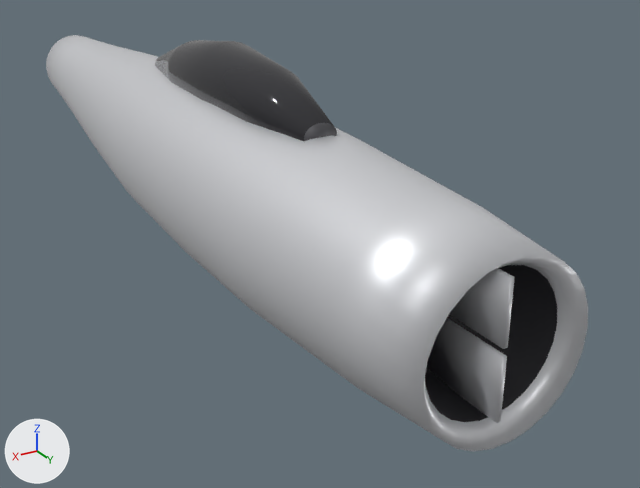
The glTF model models/mig15_body.glb, before and after one commit.
Rendered twice from a camera (50 mm lens) standing at (2.28, 4.85, 1.85) and looking at (-0.48, 0.25, -0.46). The lights are fixed; the arrows at lower left show +X, +Y and +Z. The older version comes first. Vertices at exactly the same position are counted once.

The older version as bpy lines, for what is in view:
```python
me_canopy = bpy.data.meshes.new('Canopy')
me_canopy.from_pydata(...)  # 130 vertices, 256 faces; spans x -0.22..0.22, y -1.1..1.05, z 0.41..0.87
# faces by material slot: [208, 48]
me_canopy.materials.append(mat_glass)  # dark grey #303035
me_canopy.materials.append(mat_frame)  # dark grey #616165
me_fuselage = bpy.data.meshes.new('Fuselage')
me_fuselage.from_pydata(...)  # 302 vertices, 592 faces; spans x -0.56..0.56, y -3.35..2.55, z -0.55..0.58
# faces by material slot: [492, 100]
me_fuselage.materials.append(mat_body)  # white #e7e8ec
me_fuselage.materials.append(mat_ductdark)  # dark grey #2c2c30
ob_canopy = bpy.data.objects.new('Canopy', me_canopy)
ob_canopy.location = (0.0, 0.0, 0.0)
ob_fuselage = bpy.data.objects.new('Fuselage', me_fuselage)
ob_fuselage.location = (0.0, 0.0, 0.0)
```
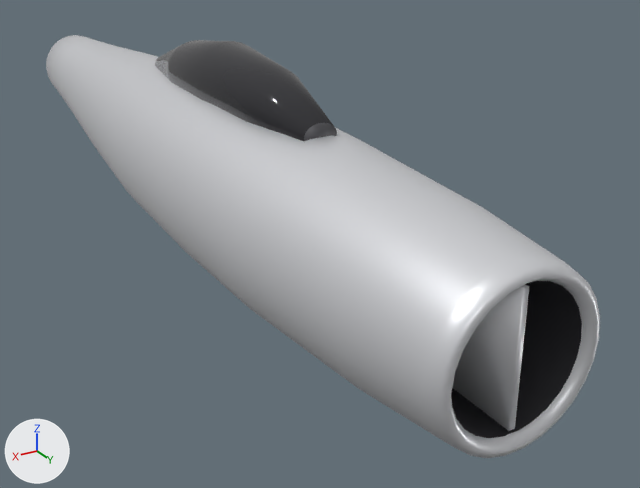
What differs and where, as boxes [x1, y1, x2, y2] in the pictures (640 x 488 px):
'Fuselage', reshaped
    before: [46, 35, 588, 451]
    after: [46, 35, 600, 458]
part 1 of me_fuselage, deleted
    before: [449, 268, 515, 349]
part 2 of me_fuselage, deleted
    before: [427, 318, 507, 423]
part 3 of me_fuselage, built on
    before: [424, 255, 588, 451]
    after: [424, 255, 600, 458]
part 4 of me_fuselage, recoloured
    before: [426, 280, 557, 420]
    after: [441, 266, 600, 458]

The change, as a diff of the scene's bpy script:
```diff
--- a/models/mig15_body.glb.py
+++ b/models/mig15_body.glb.py
@@ me_fuselage @@
 # used by ob_fuselage; location = (0.0, 0.0, 0.0)
-me_fuselage.from_pydata(...)  # 302 vertices, 592 faces; spans x -0.56..0.56, y -3.35..2.55, z -0.55..0.58
+me_fuselage.from_pydata(...)  # 398 vertices, 788 faces; spans x -0.56..0.56, y -3.35..2.65, z -0.55..0.58
+# me_fuselage part 1: the loose piece of 8 vertices spanning x -0.01..0.01, y 1.95..2.52, z 0.02..0.34 is deleted
+# me_fuselage part 2: the loose piece of 8 vertices spanning x -0.01..0.01, y 1.95..2.52, z -0.34..-0.02 is deleted
+# me_fuselage part 3
+# 20 vertices are removed from x -0.31..0.31, y 1.9, z -0.31..0.31
+# 70 faces are deleted
+# 32 vertices move from x -0.36..0.36, y 1.9..2.45, z -0.36..0.36 to x -0.43..0.43, y 2.63..2.65, z -0.42..0.42
+# 116 vertices are added at x -0.37..0.38, y 0.55..2.65, z -0.38..0.38
+# 8 new vertices lie (0.08, 0.0, 0.0) away from vertices in x -0.04, y 0.55..2.6, z -0.35..0.35
+# 8 new vertices lie (0.0, 0.3, 0.0) away from vertices in x -0.31..0.31, y 2.3, z -0.23..0.23
+# 110 new faces join them, mat_body (white #e7e8ec)
+# 180 new faces join them, mat_ductdark (dark grey #2c2c30)
+# me_fuselage part 4: 6 faces spanning x -0.43..0.41, y 2.63..2.65, z -0.42..0.4 switch from mat_ductdark (dark grey #2c2c30) to mat_body (white #e7e8ec)
```
